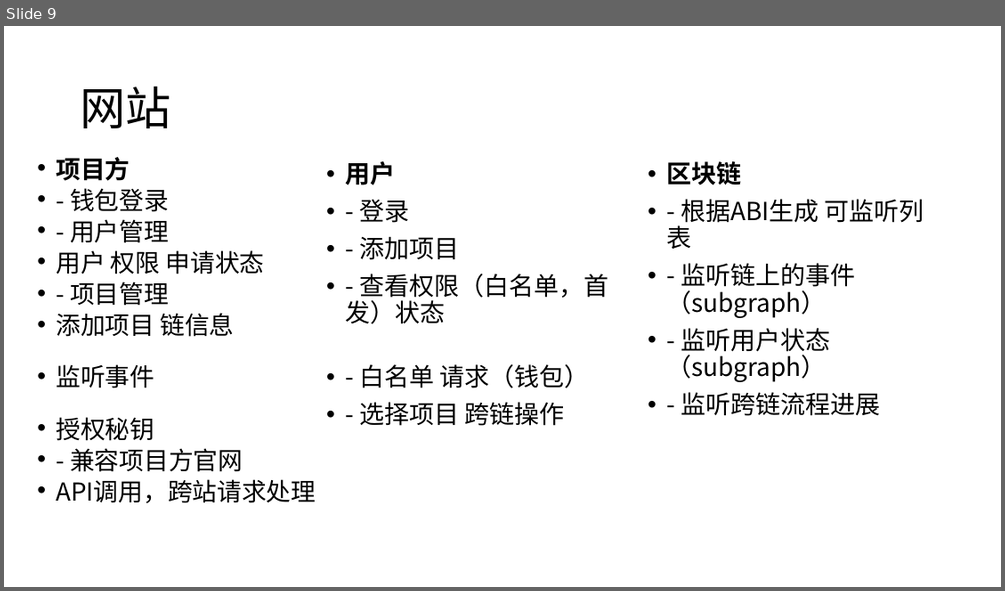
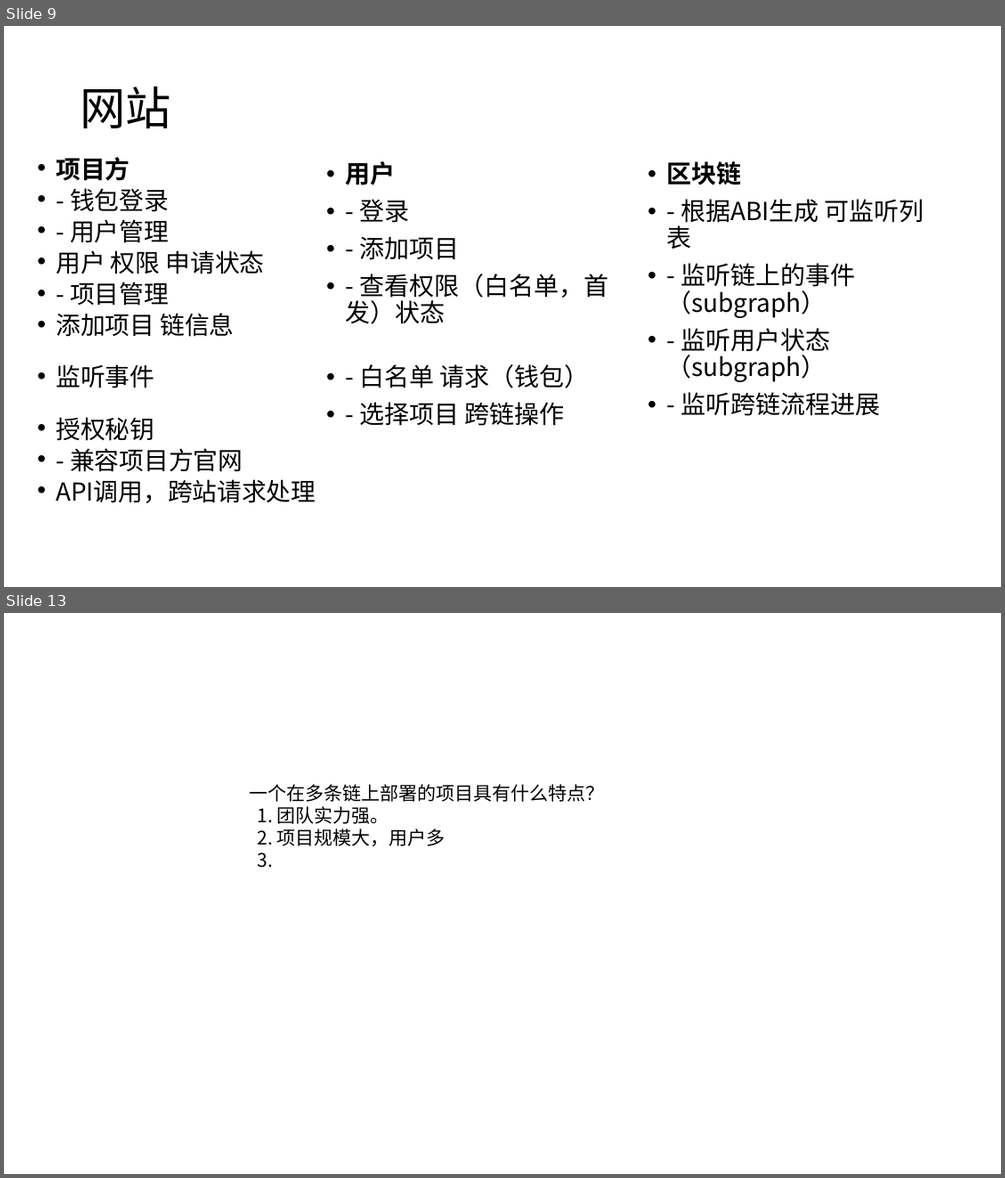
Before and after one commit to liusanchuan/Middleware.web3, a slide deck: doc/Idea.pptx. Shown one above the other, each under a label of ours: slide 9 before the commit, slides 9 and 13 after it; the slides between them are not shown. The pictures are 1005x591 and 1005x1178 pixels, drawn with LibreOffice and Linux fonts; fonts in the diff are those of the drawing. Boxes give left, top, right and bottom in pixels: in the first picture for what was removed or moved away, otherwise in the second. Text is boxed around its words. In the diff, an @@ line names an element or a change of style, - is before the commit and + after.

```diff
--- a/doc/Idea.pptx
+++ b/doc/Idea.pptx
@@ slide 13 added at box(4, 613, 1001, 1174), background #FFFFFF @@
@@ text added at box(249, 784, 604, 868), 18 pt, text #000000 @@
+一个在多条链上部署的项目具有什么特点？
+1. 团队实力强。
+2. 项目规模大，用户多
+3.
```
Also in this commit, not shown: 1 slide changed, 5 other slides added, 1 slide removed, 1 other file.
